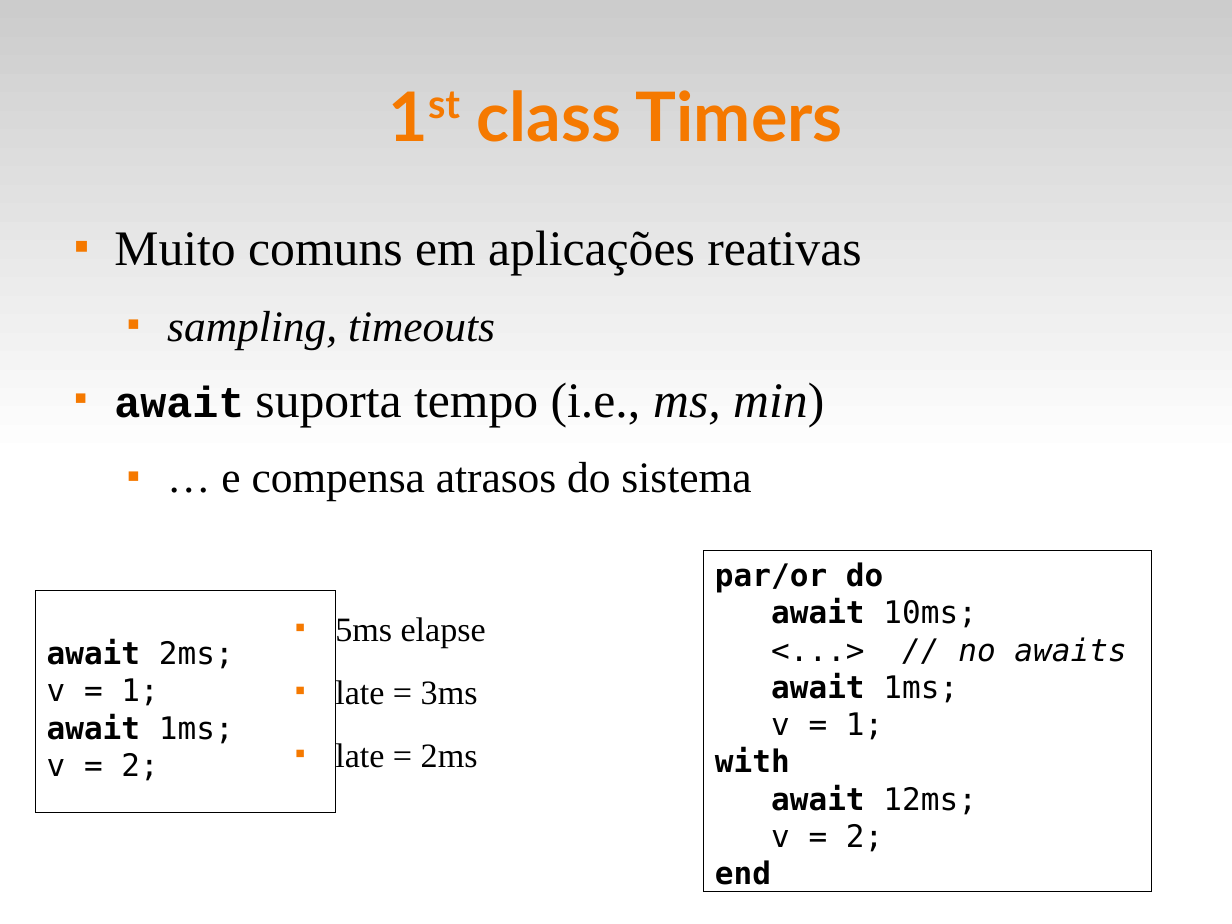
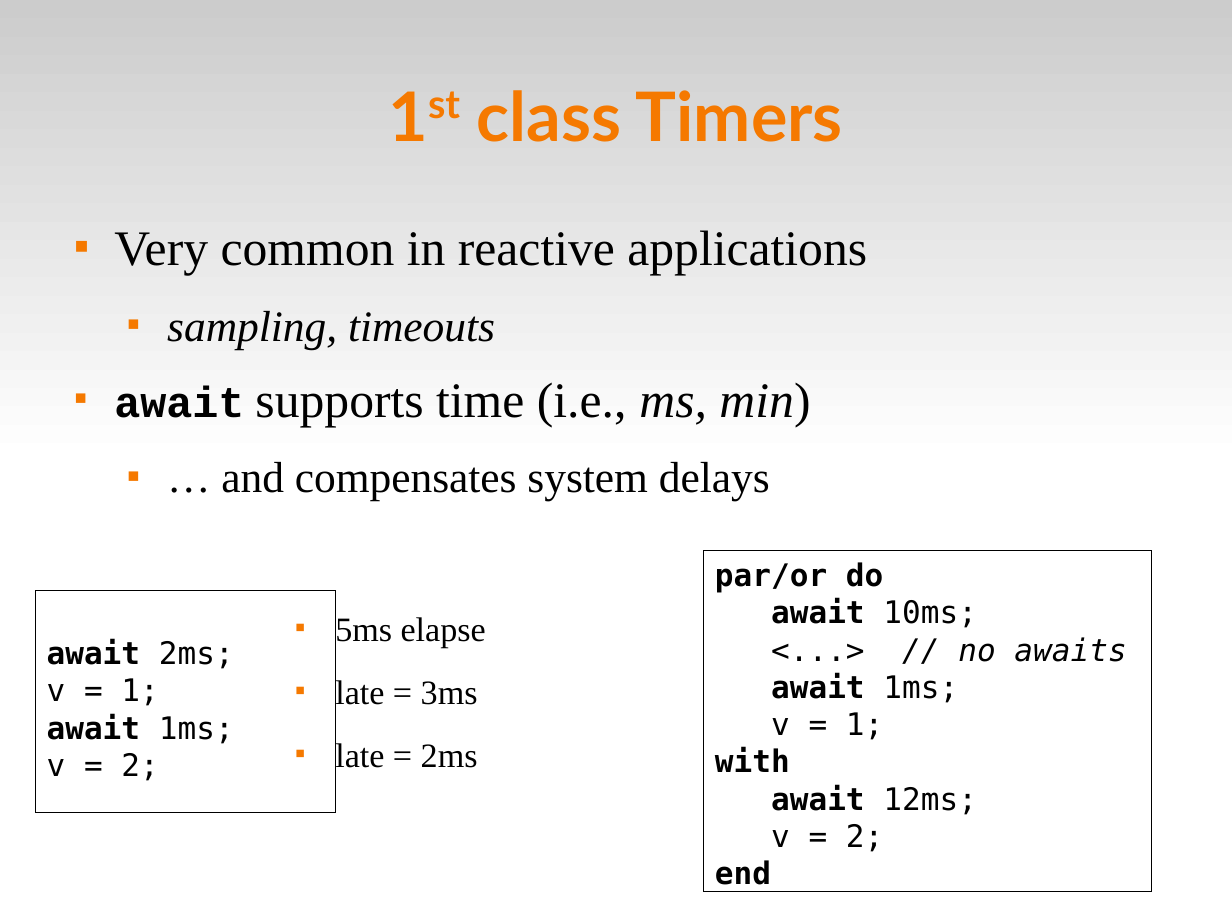
Before and after one commit to fsantanna-no/ceu-docs, a slide deck: slide 43 of ceu_stl.odp (slide 42 before the commit). Drawn at 1232x924 pixels with LibreOffice and Linux fonts; fonts in the diff are those of the drawing. Boxes give left, top, right and bottom in pixels: in the first picture for what was removed or moved away, otherwise in the second. Text is boxed around its words. In the diff, an @@ line names an element or a change of style, - is before the commit and + after.

```diff
--- a/ceu_stl.odp
+++ b/ceu_stl.odp
@@ text at (x1=114, y1=230, x2=867, y2=276): text changed @@
-■ Muito comuns em aplicações reativas
+■ Very common in reactive applications
@@ text at (x1=114, y1=382, x2=810, y2=501): text changed @@
-■ await suporta tempo (i.e., ms, min)
-  ■ … e compensa atrasos do sistema
+■ await supports time (i.e., ms, min)
+  ■ … and compensates system delays
```
Also in this commit, not shown: 1 slide added, 9 other files.
